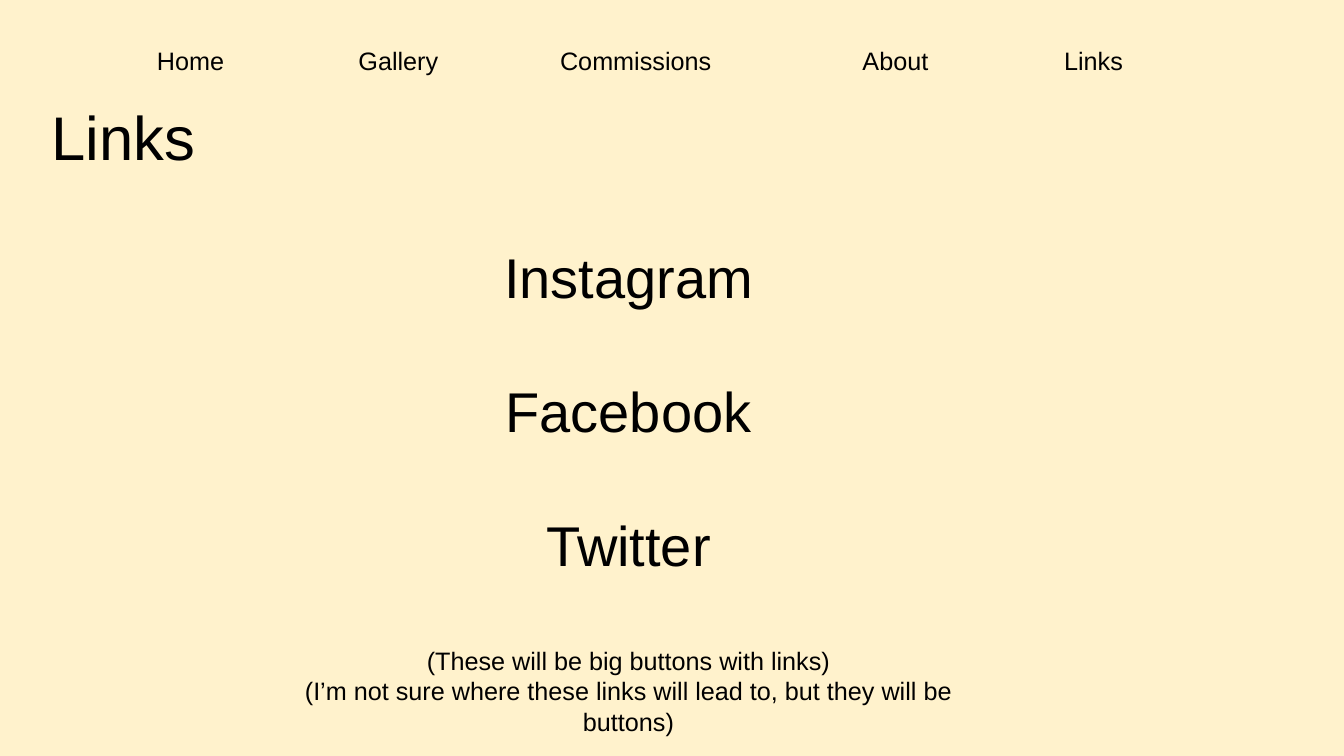
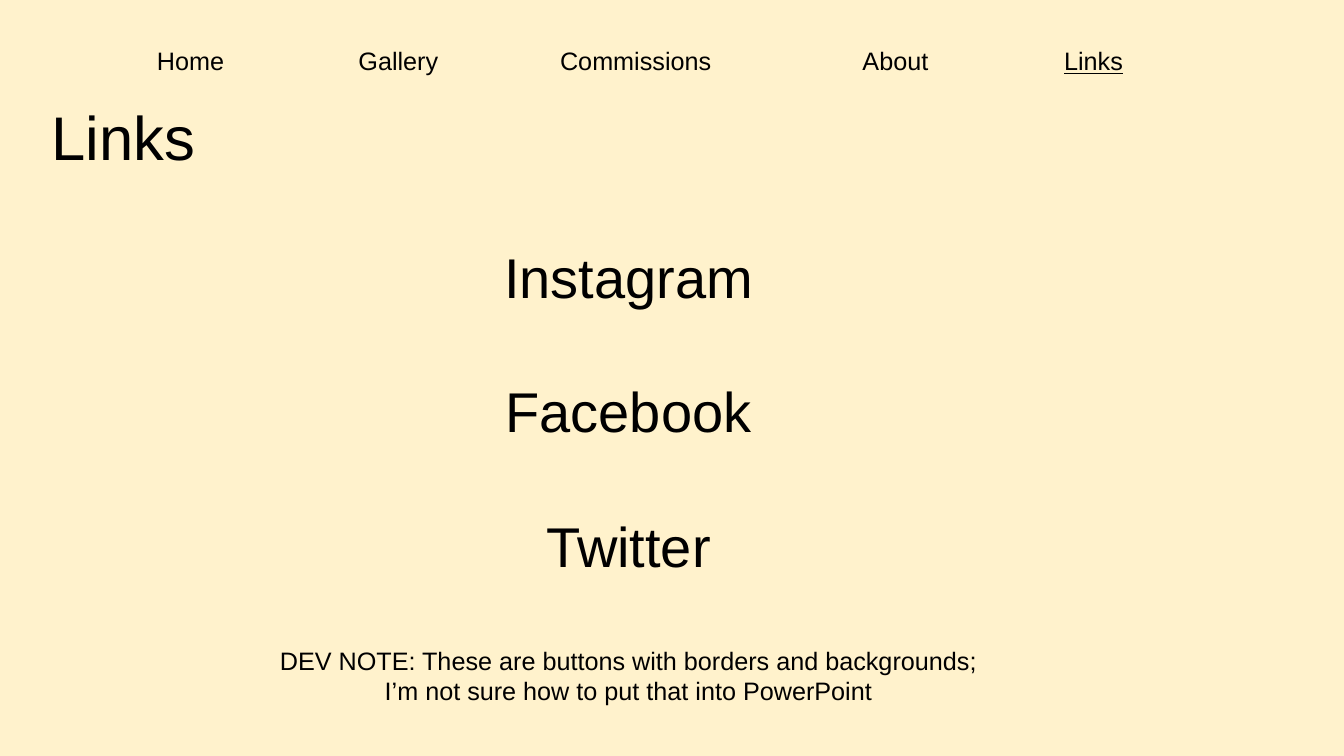
Before and after one commit to Clarkdf/343-f22-p1, a slide deck: slide 5 of design/CS343 - P1 Sketch Up.pptx. Drawn at 1344x756 pixels with LibreOffice and Linux fonts; fonts in the diff are those of the drawing. Boxes give left, top, right and bottom in pixels: in the first picture for what was removed or moved away, otherwise in the second. Text is boxed around its words. In the diff, an @@ line names an element or a change of style, - is before the commit and + after.

```diff
--- a/design/CS343 - P1 Sketch Up.pptx
+++ b/design/CS343 - P1 Sketch Up.pptx
@@ text "Home Gallery Commissions About Links" at (157, 51, 1123, 76): underline on in "Links" @@
@@ text at (280, 651, 976, 706): text changed @@
-(These will be big buttons with links)
-(I’m not sure where these links will lead to, but they will be buttons)
+DEV NOTE: These are buttons with borders and backgrounds; I’m not sure how to put that into PowerPoint
```
Also in this commit, not shown: 4 other slides changed, 1 slide added, 3 other files.
